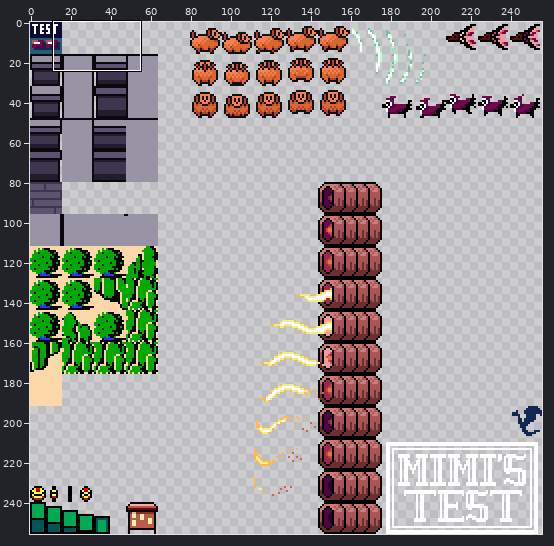
One commit to this sprite sheet: assets/atlas.png. The first picture is a wide view before the edit; the outline marks the close-up.
Close-up. Before the edit:
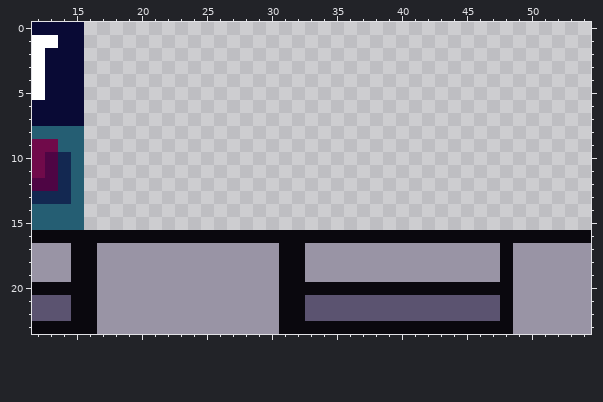
The file is 256x256 pixels. Colours within 5 levels of each other are drawn and written as one. Shown: x 12..54, y 0..23.
The same view after the edit:
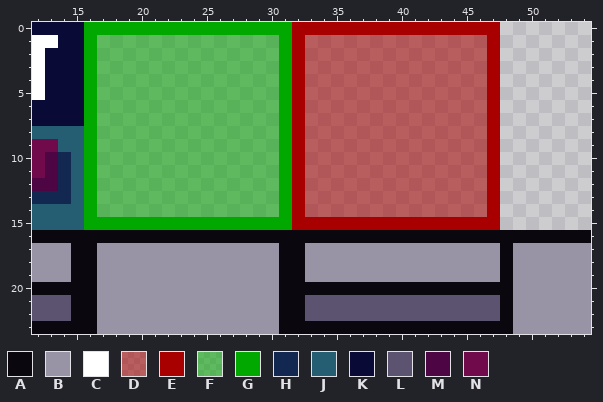
Palette (. is transparent): A #0a080e  B #9994a5  C #ffffff  D #a800008a  E #a80000  F #00a8008a  G #00a800  H #132851  J #255e73  K #090a35  L #5b5370  M #4e0544  N #700a4a
The exact change:
The edit adds colour D in rows 1 to 14 at x 33 to 46.
The edit adds colour E in row 0 at x 32 to 47; in rows 1 to 14 at x 32 and 47; in row 15 at x 32 to 47.
The edit adds colour F in rows 1 to 14 at x 17 to 30.
The edit adds colour G in row 0 at x 16 to 31; in rows 1 to 14 at x 16 and 31; in row 15 at x 16 to 31.
Where, in picture pixels (left, top, right, bottom), the same in both close-ups:
added: (84, 22, 500, 230)
